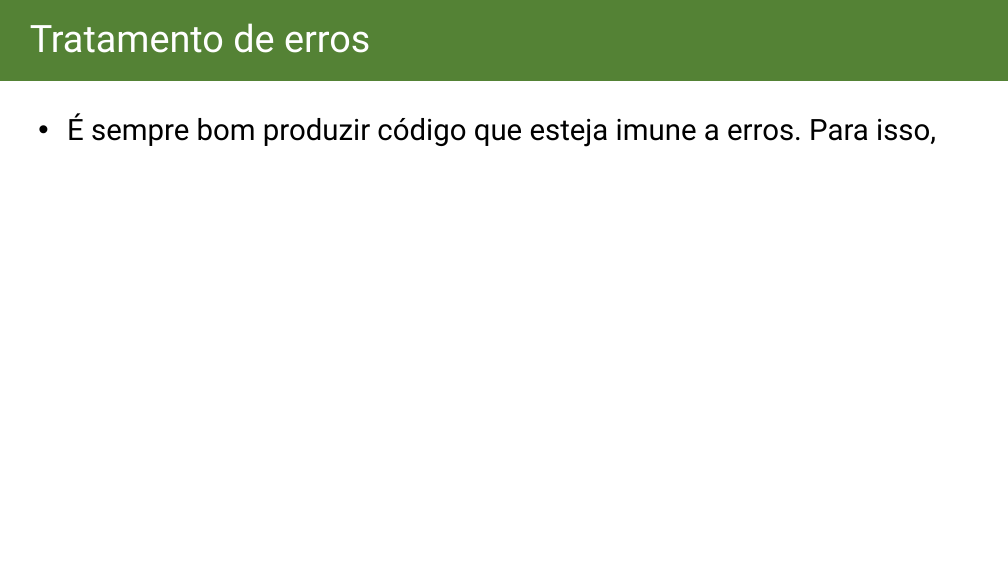
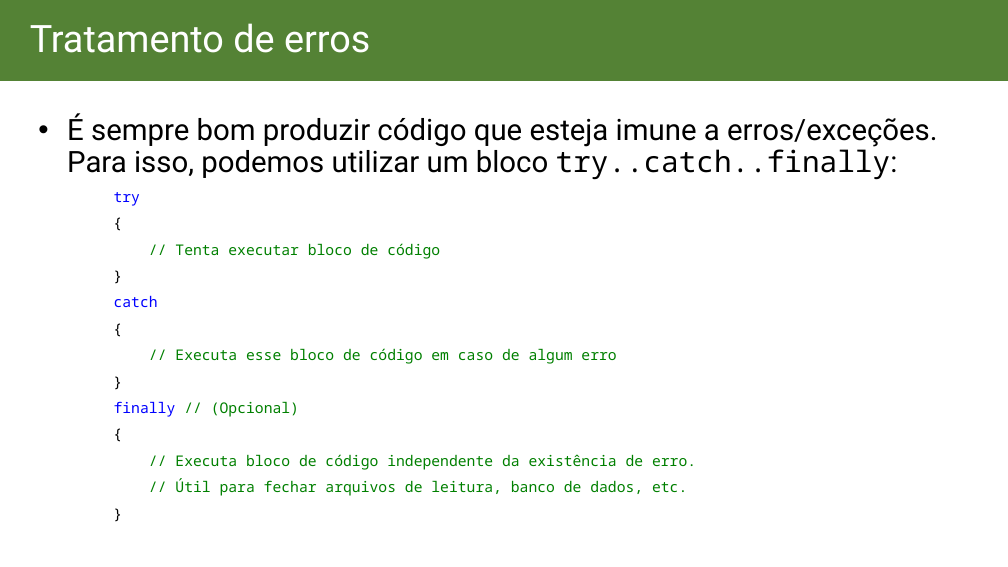
Before and after one commit to igorcadelima/curso-webdesign, a slide deck: slide 13 of asp.net/aula03/aula03.pptx (slide 14 before the commit). Drawn at 1008x567 pixels with LibreOffice and Linux fonts; fonts in the diff are those of the drawing. Boxes give left, top, right and bottom in pixels: in the first picture for what was removed or moved away, otherwise in the second. Text is boxed around its words. In the diff, an @@ line names an element or a change of style, - is before the commit and + after.

```diff
--- a/asp.net/aula03/aula03.pptx
+++ b/asp.net/aula03/aula03.pptx
@@ text at (67,113,937,496): text changed; size 28 to 14 pt; font Roboto to Noto Sans Mono; text colour #000000 to #008000 @@
-• É sempre bom produzir código que esteja imune a erros. Para isso,
+• É sempre bom produzir código que esteja imune a erros/exceções. Para isso, podemos utilizar um bloco try..catch..finally:
+try
+{
+// Tenta executar bloco de código
+}
+catch
+{
+// Executa esse bloco de código em caso de algum erro
+}
+finally // (Opcional)
+{
+// Executa bloco de código independente da existência de erro.
+// Útil para fechar arquivos de leitura, banco de dados, etc.
+}
```
Also in this commit, not shown: 2 other slides changed, 2 slides added, 2 slides removed.
